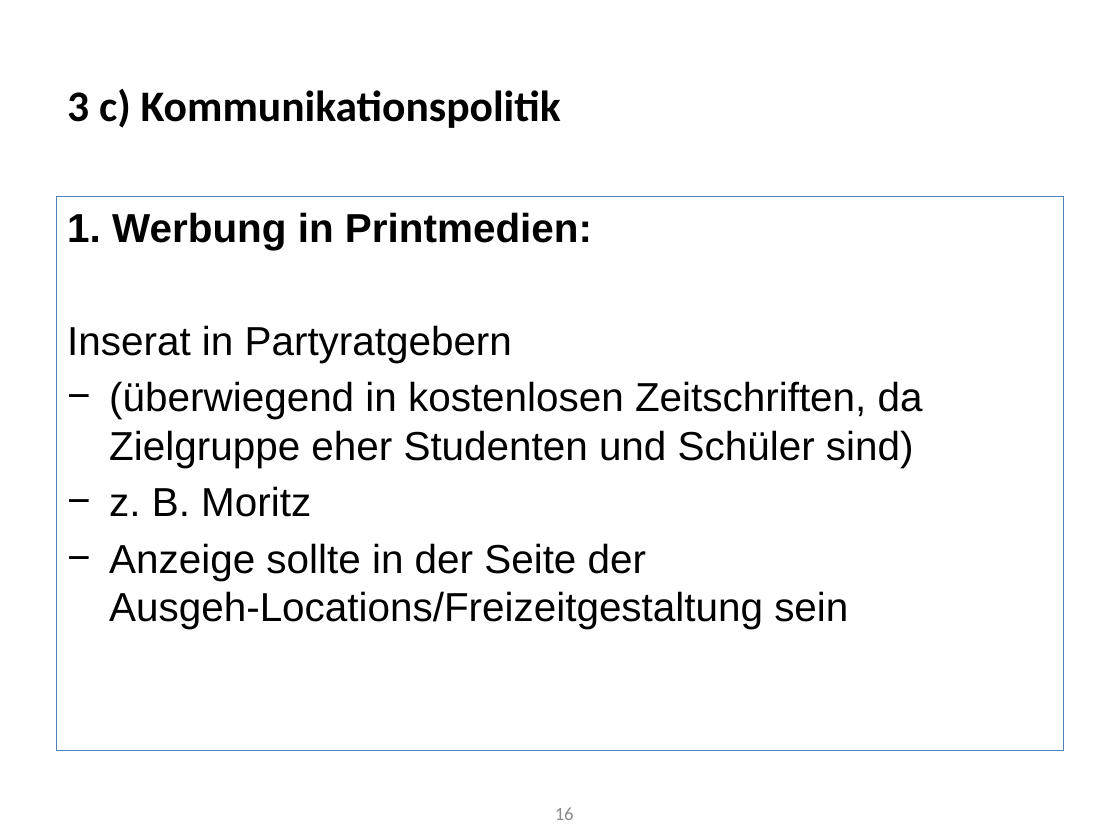
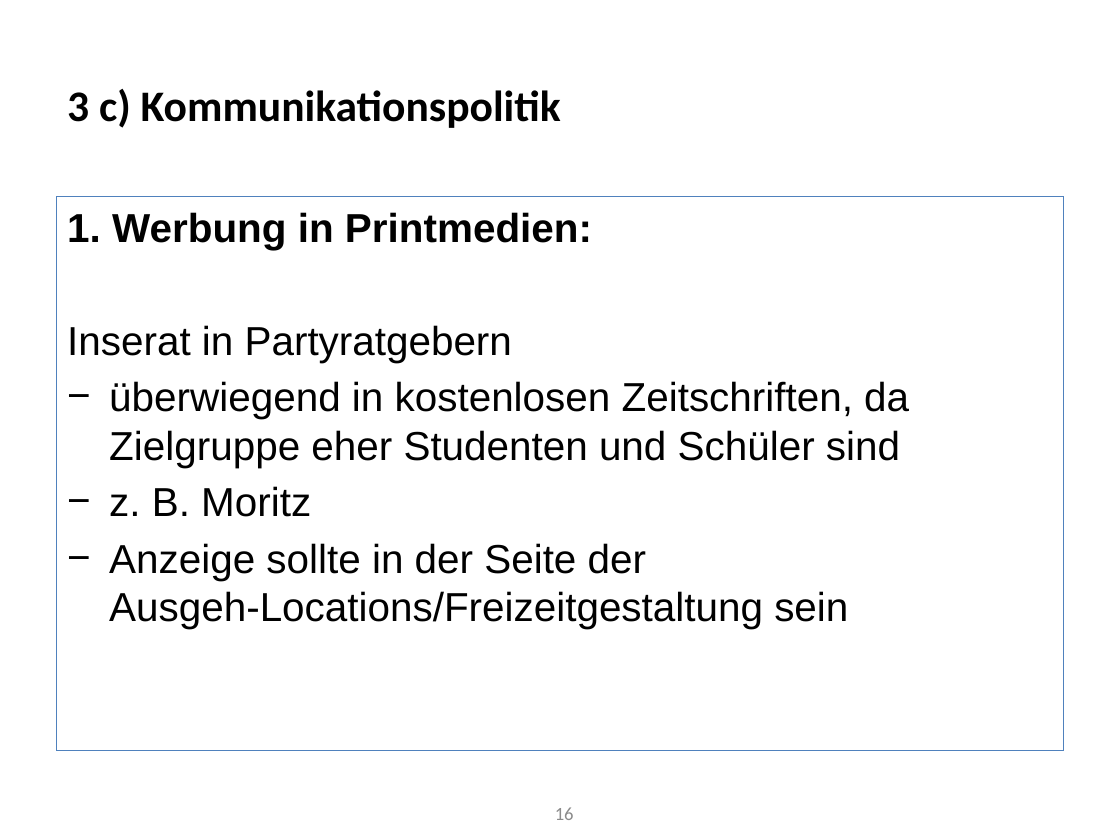
Before and after one commit to Roba1993/Happy-Hour, a slide deck: slide 16 of documents/marketing/Marketingstrategie - Klassische Medien (5.8).pptx. Drawn at 1120x840 pixels with LibreOffice and Linux fonts; fonts in the diff are those of the drawing. Boxes give left, top, right and bottom in pixels: in the first picture for what was removed or moved away, otherwise in the second. Text is boxed around its words. In the diff, an @@ line names an element or a change of style, - is before the commit and + after.

```diff
--- a/documents/marketing/Marketingstrategie - Klassische Medien (5.8).pptx
+++ b/documents/marketing/Marketingstrategie - Klassische Medien (5.8).pptx
@@ text at (109, 381, 909, 468): text changed @@
-− (überwiegend in kostenlosen Zeitschriften, da Zielgruppe eher Studenten und Schüler sind)
+− überwiegend in kostenlosen Zeitschriften, da Zielgruppe eher Studenten und Schüler sind
```
Also in this commit, not shown: 7 other slides changed.
